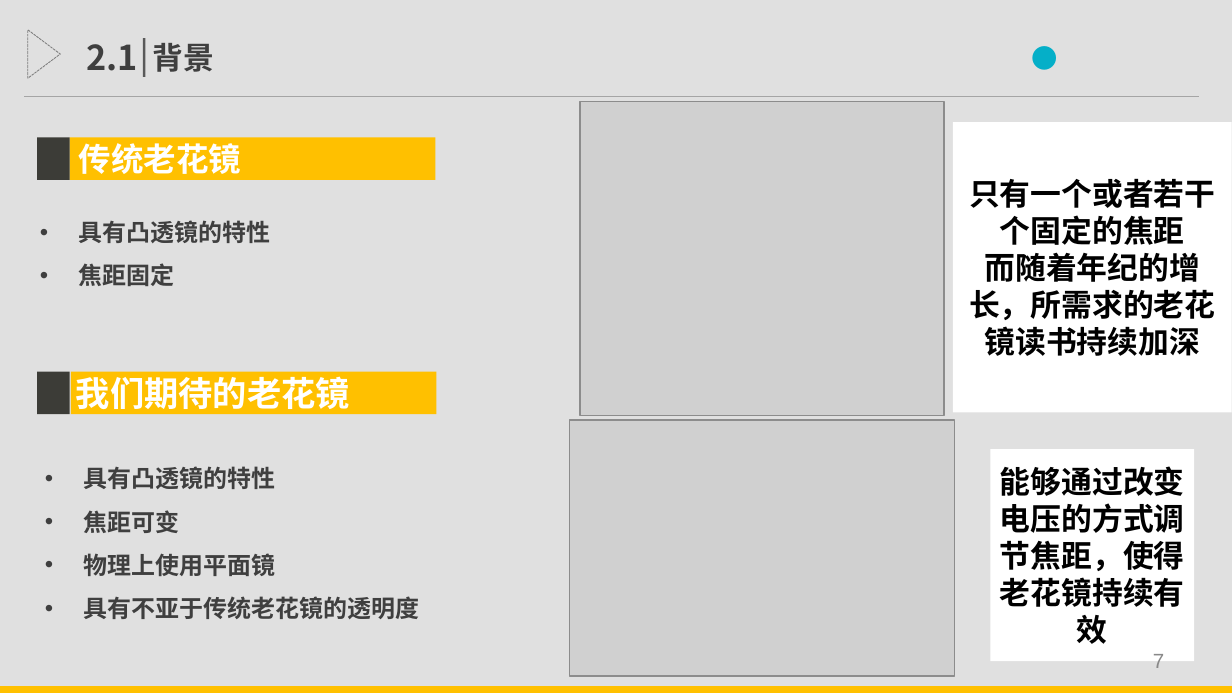
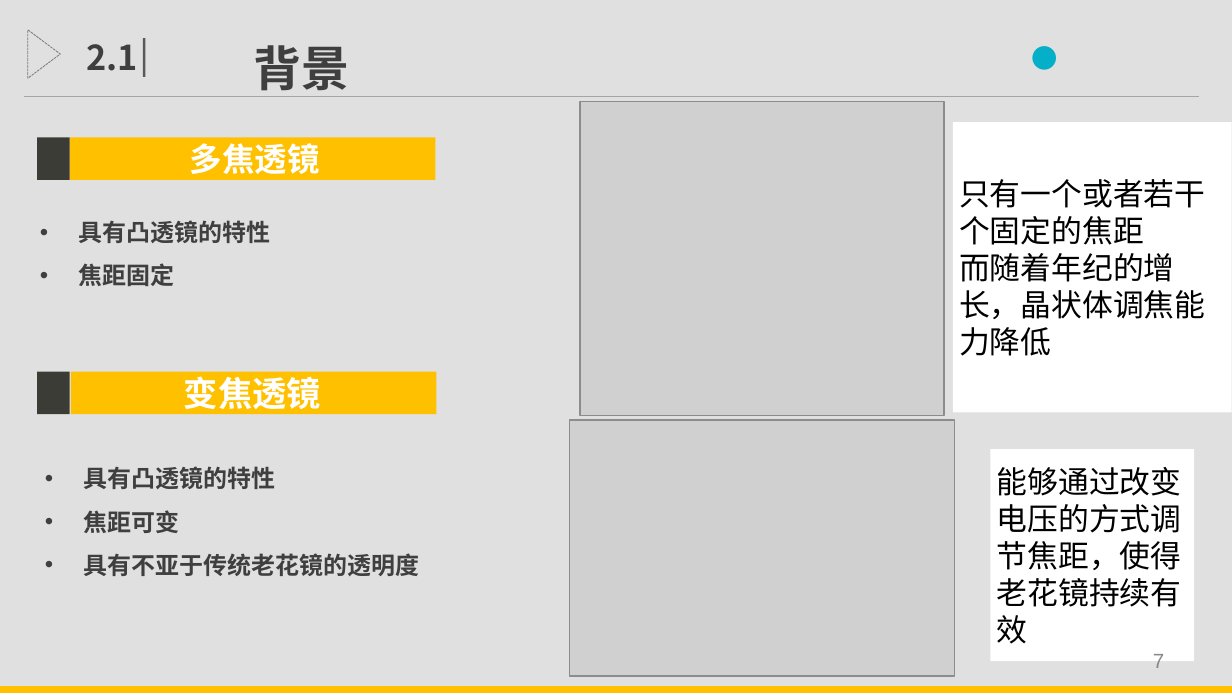
Before and after one commit to Linyu1Bai/ThuEE, a slide deck: slide 7 of Graduation/开题报告.pptx. Drawn at 1232x693 pixels with LibreOffice and Linux fonts; fonts in the diff are those of the drawing; grey boxes stand for pictures. Boxes give left, top, right and bottom in pixels: in the first picture for what was removed or moved away, otherwise in the second. Text is boxed around its words. In the diff, an @@ line names an element or a change of style, - is before the commit and + after.

```diff
--- a/Graduation/开题报告.pptx
+++ b/Graduation/开题报告.pptx
@@ text "背景" at box(253, 45, 349, 97): size 18 to 28 pt; alignment left to centre @@
@@ text at box(190, 143, 320, 174): text changed @@
-传统老花镜
+多焦透镜
@@ text at box(959, 179, 1205, 245): font Noto Sans CJK SC to Arial, bold off in "只有一个或者若干个固定的焦距"; alignment centre to left @@
@@ text at box(959, 253, 1205, 356): text changed; font Noto Sans CJK SC to Arial; bold off @@
-而随着年纪的增长，所需求的老花镜读书持续加深
+而随着年纪的增长，晶状体调焦能力降低
@@ text at box(184, 376, 321, 416): text changed @@
-我们期待的老花镜
+变焦透镜
@@ text "能够通过改变电压的方式调节焦距，使得老花镜持续有效" at box(997, 467, 1182, 644): font Noto Sans CJK SC to Arial, bold off; alignment centre to left @@
@@ text at box(83, 553, 275, 576): paragraph removed @@
-• 物理上使用平面镜
```
Also in this commit, not shown: 12 other slides changed.
